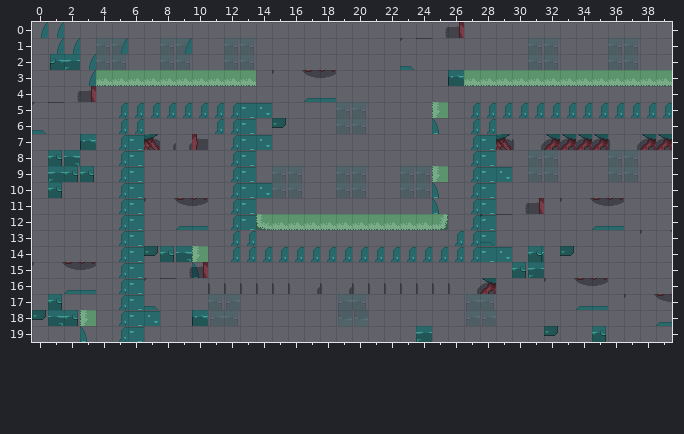
Tiled map -- assets/tilemaps/tower_defense_tilemap.tmx. The picture above was drawn from the file before the commit.
Cells are 16x16 px. Shown: x 0..39, y 0..19.
After:
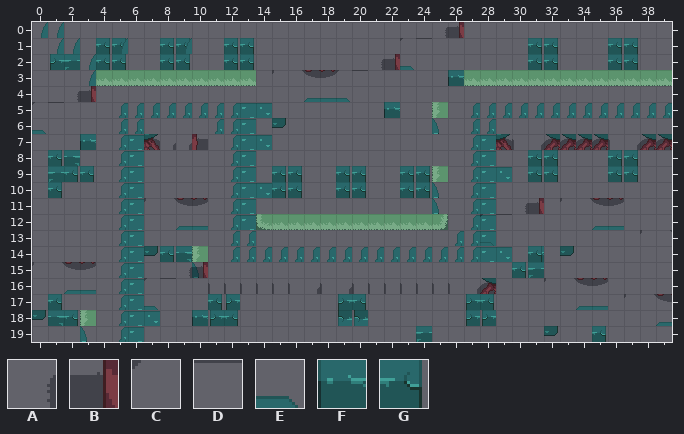
Key: from "tower_defense_assets_sprite_sh": A 98, B 99, C 119, D 120, E 142, F 168, G 170.
_ is an empty cell.
See-through tiles are keyed as they look on the map.
The commit says: getting and setting attack points from the tilemap
Difference:
layer "attack_points" opacity 29% -> 100%
Layer "attack_points":
The edit erases tile G in rows 5 to 6 at x 19 to 20.
Layer "objects":
Tile A is added in row 2 at x 21.
Tile B is added in row 2 at x 22.
Tile C is added in row 3 at x 19.
Tile D is added in row 3 at x 20.
Tile E is added in row 4 at x 19.
Tile F is added in row 5 at x 22.
